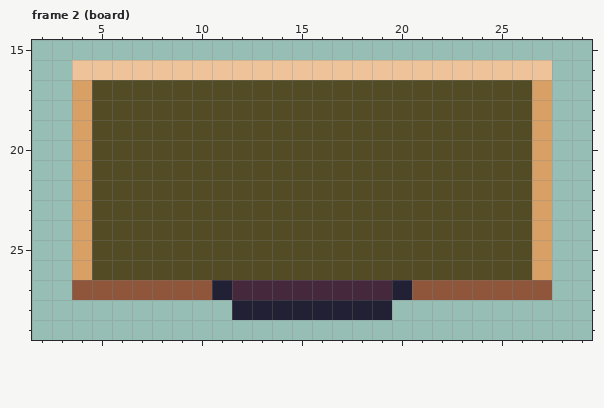
Edited in one commit: pixel-art file (Textures/furnitures/furnitures.ase). Above: the version before the commit.
32x32 pixels, 2 frames. Shown: frame 2 (board): x 2..29, y 15..29.
Once edited:
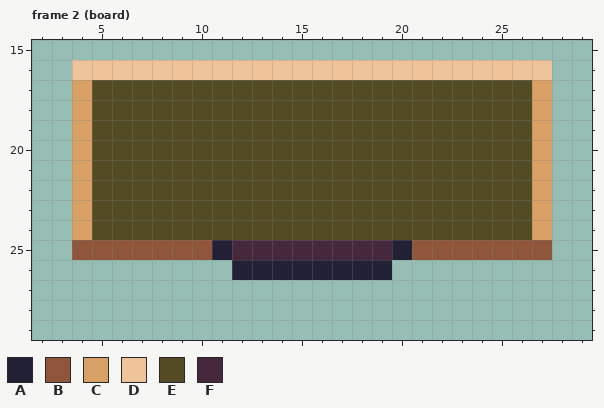
Palette (. is transparent): A #222034  B #8f563b  C #d9a066  D #eec39a  E #524b24  F #45283c
Commit: Fix furnitures shapes and bodies
From old to new:
Frame 2 (board):
y 25: x 4..27 CEEEEEEEEEEEEEEEEEEEEEEC -> BBBBBBBAFFFFFFFFABBBBBBB
y 26: x 4..27 CEEEEEEEEEEEEEEEEEEEEEEC -> ........AAAAAAAA........
y 27: x 4..27 BBBBBBBAFFFFFFFFABBBBBBB -> ........................
y 28: x 12..19 AAAAAAAA -> ........
Boxes around the changes in both pictures, in picture pixels (x1, y1, x2, y2):
changed: (72, 240, 552, 320)
